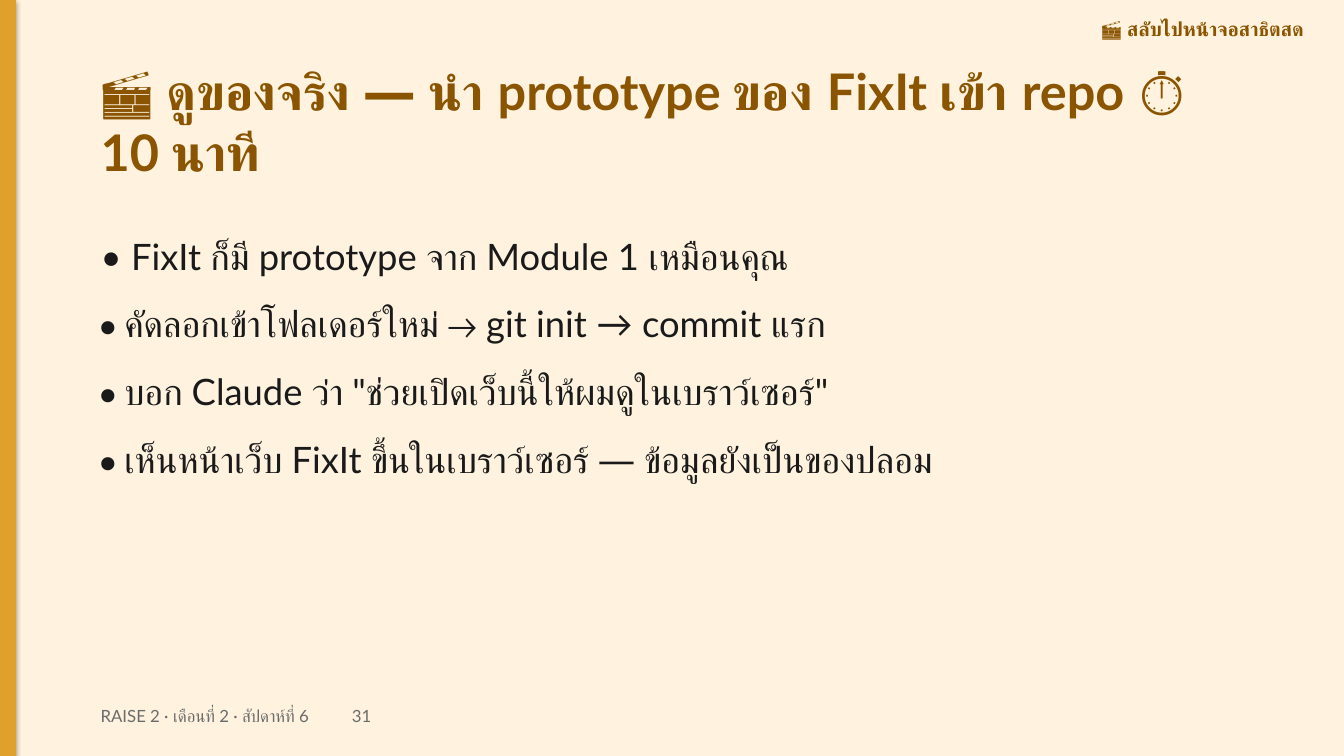
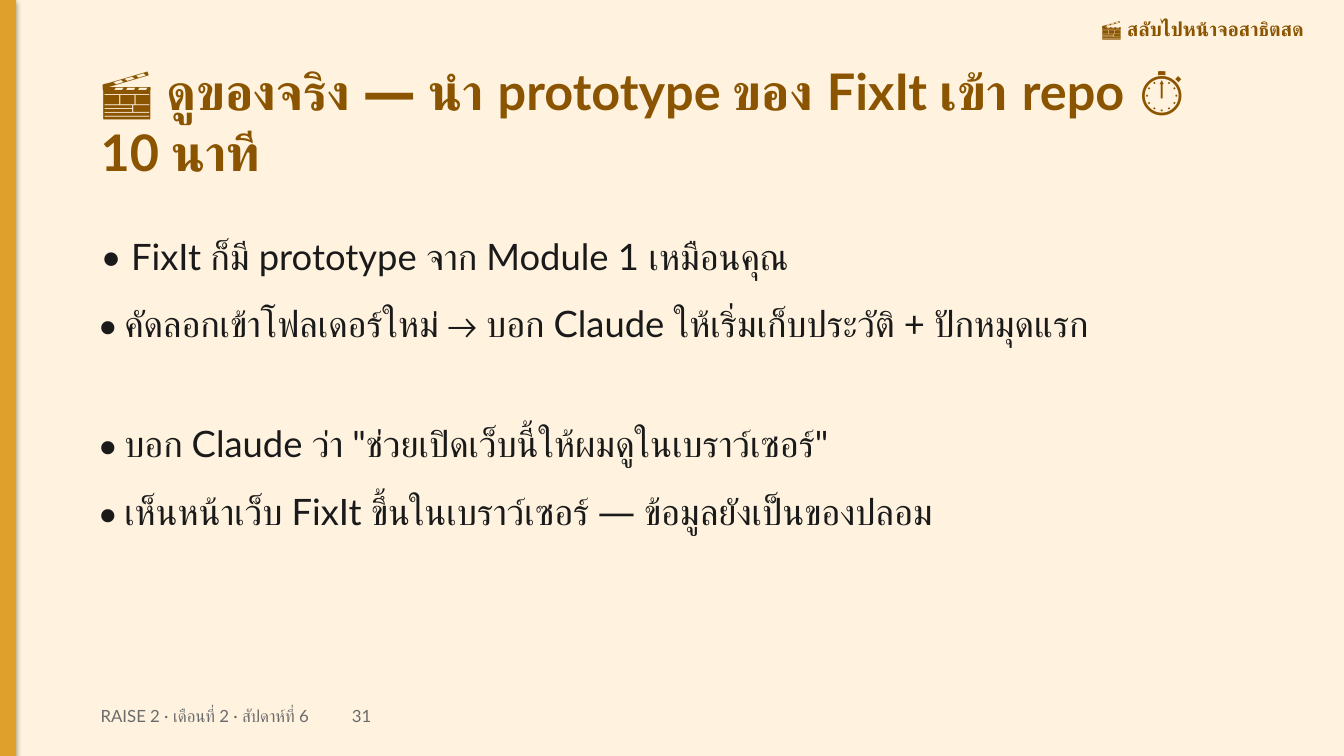
Before and after one commit to cnacha-mfu/raise2-module2, a slide deck: slide 31 of materials/week6/w6-slides.pptx. Drawn at 1344x756 pixels with LibreOffice and Linux fonts; fonts in the diff are those of the drawing. Boxes give left, top, right and bottom in pixels: in the first picture for what was removed or moved away, otherwise in the second. Text is boxed around its words. In the diff, an @@ line names an element or a change of style, - is before the commit and + after.

```diff
--- a/materials/week6/w6-slides.pptx
+++ b/materials/week6/w6-slides.pptx
@@ text at [124, 309, 1089, 348]: text changed @@
-• คัดลอกเข้าโฟลเดอร์ใหม่ → git init → commit แรก
+• คัดลอกเข้าโฟลเดอร์ใหม่ → บอก Claude ให้เริ่มเก็บประวัติ + ปักหมุดแรก
@@ text "• บอก Claude ว่า "ช่วยเปิดเว็บนี้ให้ผมดูในเบราว์เซอร์"": place and size @@
-text "• บอก Claude ว่า "ช่วยเปิดเว็บนี้ให้ผมดูในเบราว์เซอร์"" at [124, 374, 829, 416]
+text "• บอก Claude ว่า "ช่วยเปิดเว็บนี้ให้ผมดูในเบราว์เซอร์"" at [124, 426, 829, 468]
@@ text "• เห็นหน้าเว็บ FixIt ขึ้นในเบราว์เซอร์ — ...": place and size @@
-text "• เห็นหน้าเว็บ FixIt ขึ้นในเบราว์เซอร์ — ..." at [124, 445, 933, 484]
+text "• เห็นหน้าเว็บ FixIt ขึ้นในเบราว์เซอร์ — ..." at [124, 497, 933, 536]
```
Also in this commit, not shown: 1 other slide changed, 13 other files.
